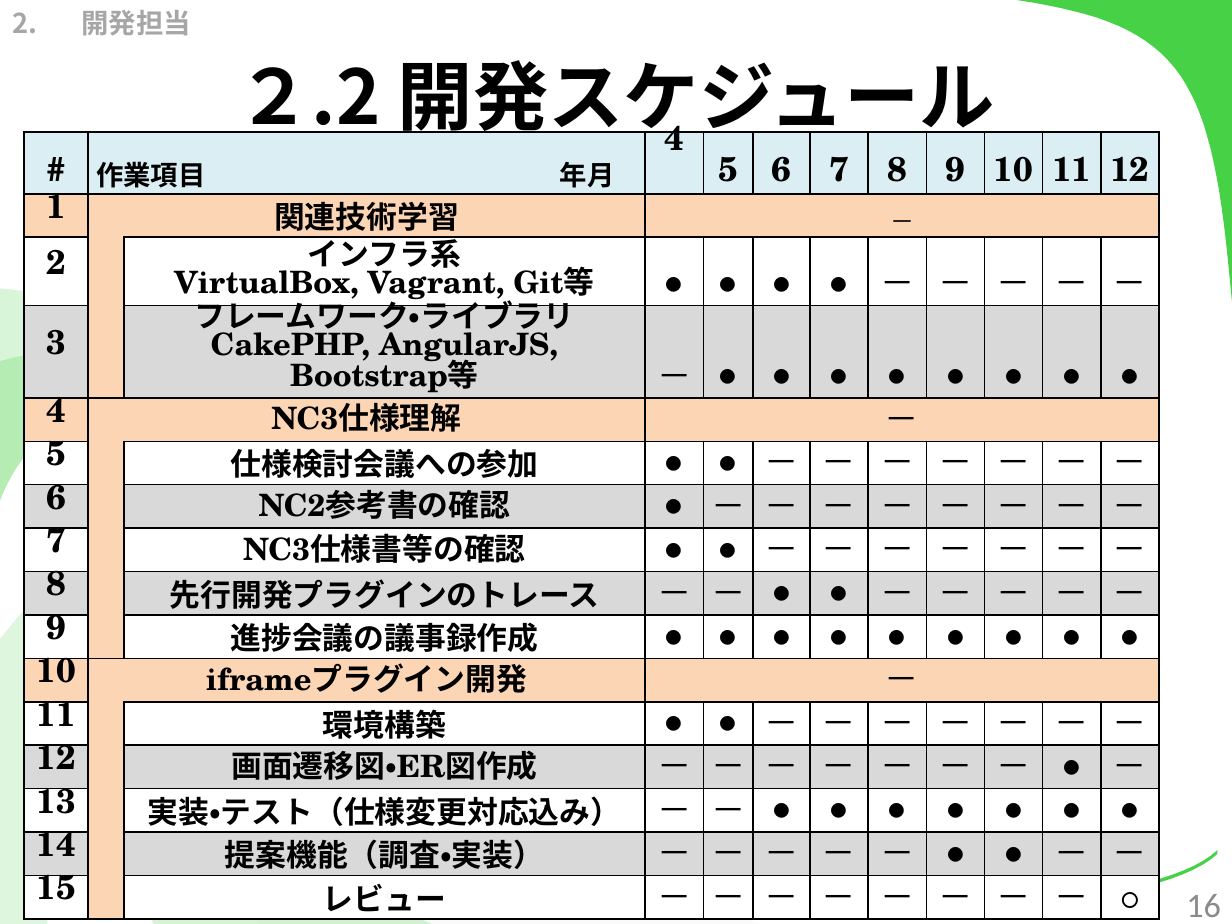
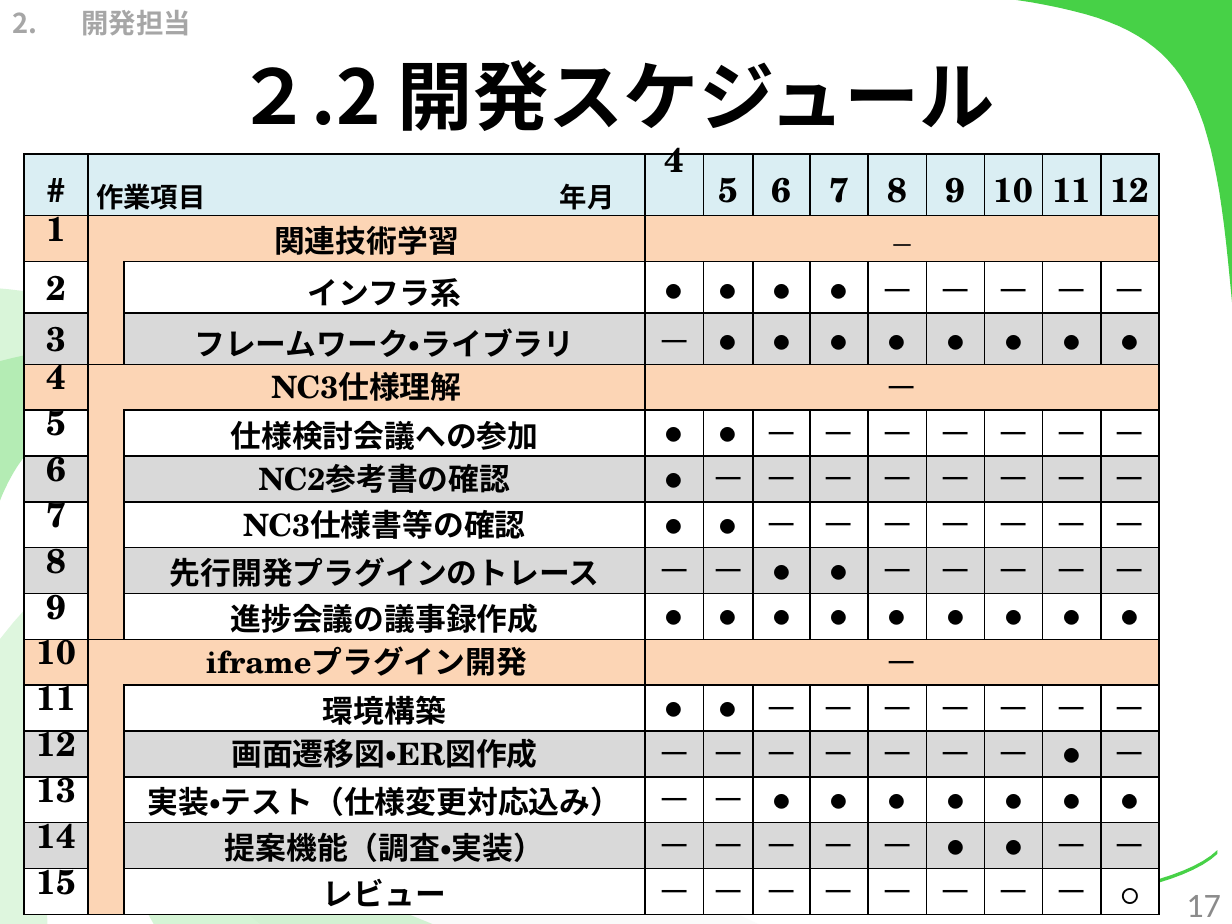
Before and after one commit to kotaro0717/Report-Management, a slide deck: slide 17 of 1.中間報告/3.発表資料/report_hokada.pptx (slide 16 before the commit). Drawn at 1232x924 pixels with LibreOffice and Linux fonts; fonts in the diff are those of the drawing. Boxes give left, top, right and bottom in pixels: in the first picture for what was removed or moved away, otherwise in the second. Text is boxed around its words. In the diff, an @@ line names an element or a change of style, - is before the commit and + after.

```diff
--- a/1.中間報告/3.発表資料/report_hokada.pptx
+++ b/1.中間報告/3.発表資料/report_hokada.pptx
@@ table at box(25, 154, 1158, 911) @@
-row 3, column 3: インフラ系 / VirtualBox, Vagrant, Git等
+row 3, column 3: インフラ系
-row 4, column 3: フレームワーク・ライブラリ / CakePHP, AngularJS, Bootstrap等
+row 4, column 3: フレームワーク・ライブラリ
@@ table: place and size @@
-table at box(25, 132, 1158, 916)
+table at box(25, 154, 1158, 911)
@@ page number at box(1186, 895, 1221, 917): text changed @@
-16
+17
```
Also in this commit, not shown: 33 other slides changed, 3 slides added, 5 slides removed.
